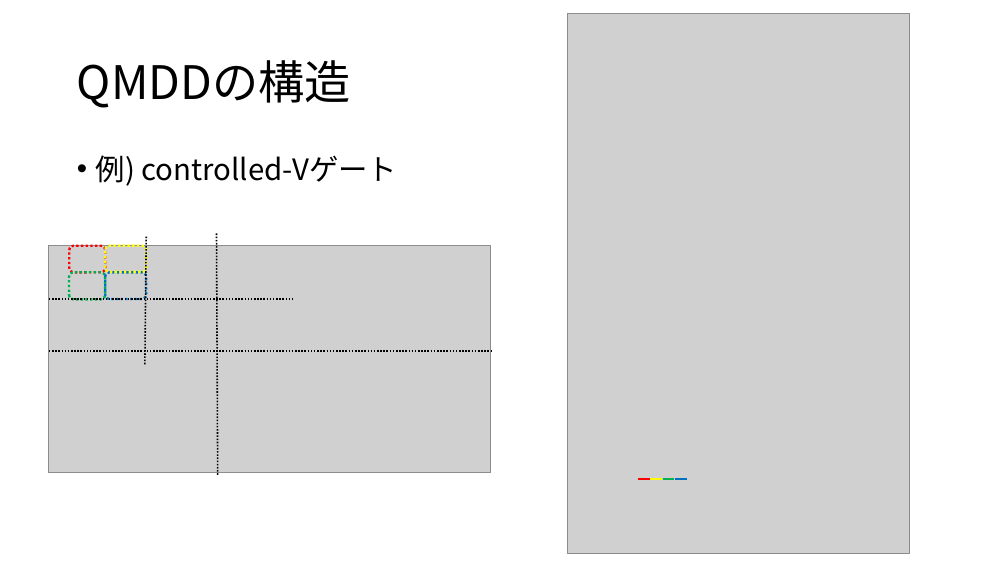
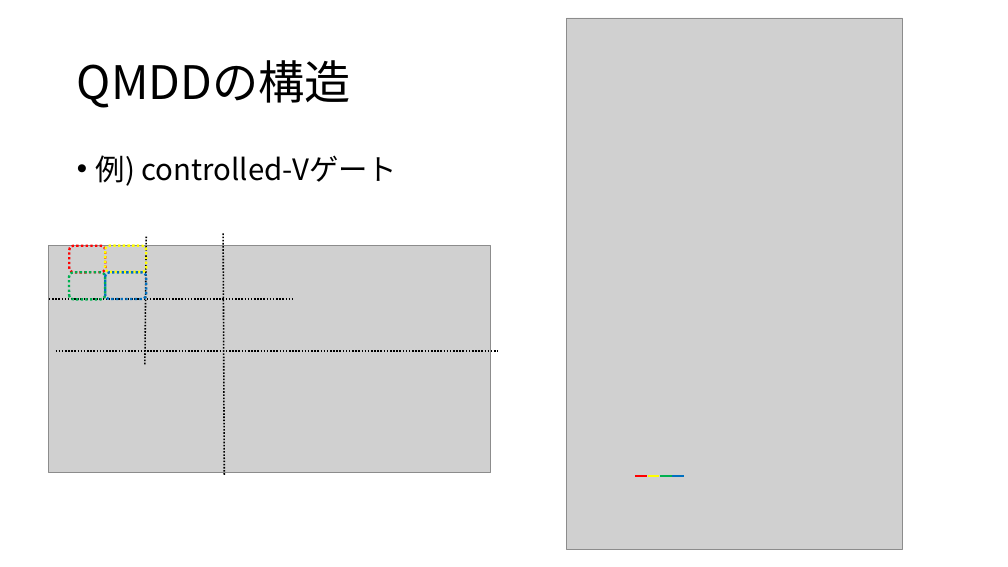
Before and after one commit to uj151133/my_quantum_simulator_with_gpu, a slide deck: slide 8 of docs/present.pptx. Drawn at 1008x567 pixels with LibreOffice and Linux fonts; fonts in the diff are those of the drawing; grey boxes stand for pictures. Boxes give left, top, right and bottom in pixels: in the first picture for what was removed or moved away, otherwise in the second. Text is boxed around its words. In the diff, an @@ line names an element or a change of style, - is before the commit and + after.

```diff
--- a/docs/present.pptx
+++ b/docs/present.pptx
@@ picture: place and size @@
-picture at <box>568,13,910,554</box>
+picture at <box>566,18,903,549</box>
@@ line moved from (216, 234) - (218, 476) to (223, 234) - (225, 476) @@
@@ line moved from (49, 351) - (491, 351) to (55, 351) - (498, 351) @@
@@ 3 lines: place and size @@
-3 lines at <box>637,479,675,479</box>
+3 lines at <box>635,476,672,476</box>
@@ line moved from (675, 479) - (687, 479) to (672, 476) - (684, 476) @@
```
Also in this commit, not shown: 12 other slides changed, 2 slides added, 1 slide removed, 2 other files.
